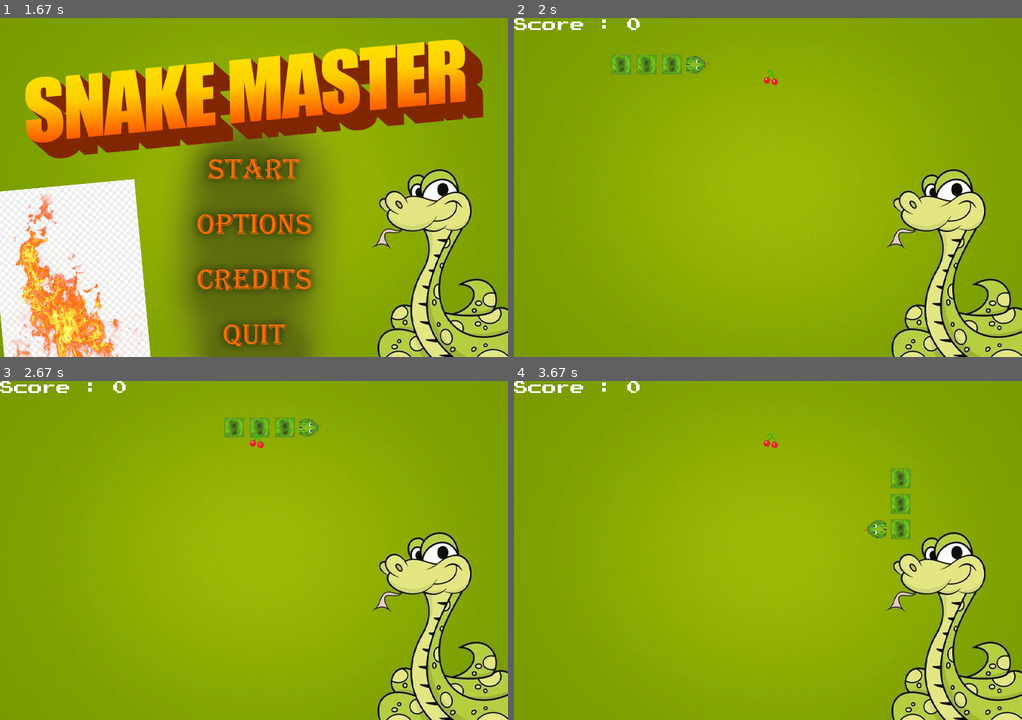
Above: before the commit, frames 1-4 (two rows, left to right).
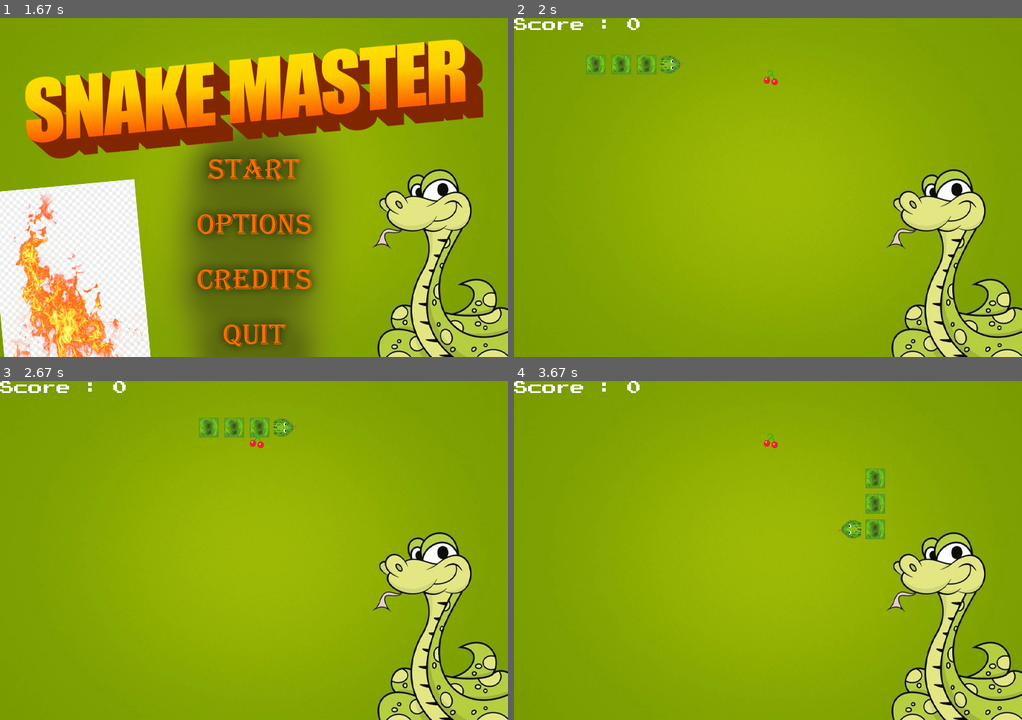
Above: after the commit, the same moments.

Repository: lscantelbury/Snake
Game: pygame game, started from snake.py
The game is run twice, just before and just after one commit, with the same random seed, the same clock (stepped at 60 frames per second) and the same inputs.
Inputs (mouse positions are in pixels of both pictures, inside the frame that each line leads up to):
- Up to frame 1 (1.67 s): click (248, 163) at 0.38 s
- Up to frame 2 (2 s): click (762, 163) at 1.72 s
- Up to frame 3 (2.67 s): no input
- Up to frame 4 (3.67 s): hold Down 3.07-3.53 s; hold Left from 3.57 s (still down)

Frame 1 is identical in both runs. In frame 2, 0.6% of the frame differs, in the area x 14-39%, y 10-17%; in frame 3, 0.6%; in frame 4, 1.5%, in the area x 63-79%, y 25-47%.

Commit message:
Updates in Menu

Diff:
--- a/menu.py
+++ b/menu.py
@@ -12,25 +12,13 @@
 green = pygame.Color(16, 56, 6)  # phtaloh green
 blue = pygame.Color(0, 0, 255)
 
-
-'''def start_game():
-    start_button = pygame.image.load()
-
-
-def credits():
-    credits_button = pygame.image.load()
-
-
-def quit_game():
-    quit_game_button = pygame.image.load()'''
-
-
 def start_menu():
     menu = True
 
     while menu:
 
         window.blit(menu_bg, (0, 0))
+        pygame.display.set_caption(('Snake'))
         pygame.display.update()
         clock.tick(60)
 
--- a/snake.py
+++ b/snake.py
@@ -22,8 +22,14 @@
 # Initializing pygame
 pygame.init()
 
+run_game = True
+
+# Main Function
+while menu.start_menu():
+    menu.start_menu()
+
 # Initialize game window
-pygame.display.set_caption('GeeksforGeeks Snakes')
+pygame.display.set_caption('Snake')
 game_window = pygame.display.set_mode((window_x, window_y))
 
 # FPS (frames per second) controller
@@ -101,10 +107,7 @@
 
     # quit the program
     quit()
-run_game = True
-# Main Function
-while menu.start_menu():
-    menu.start_menu()
+
 while run_game:
     game_window.blit(background, (0, 0))
     # handling key events
